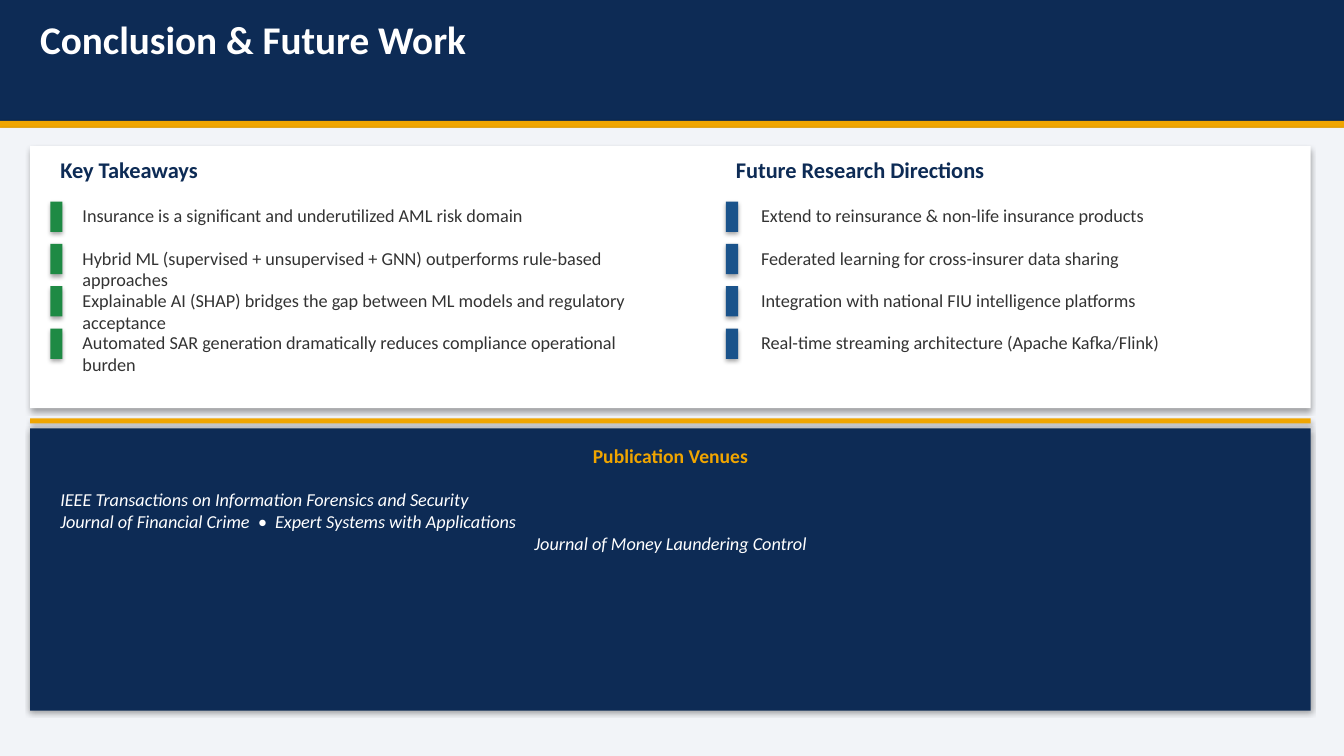
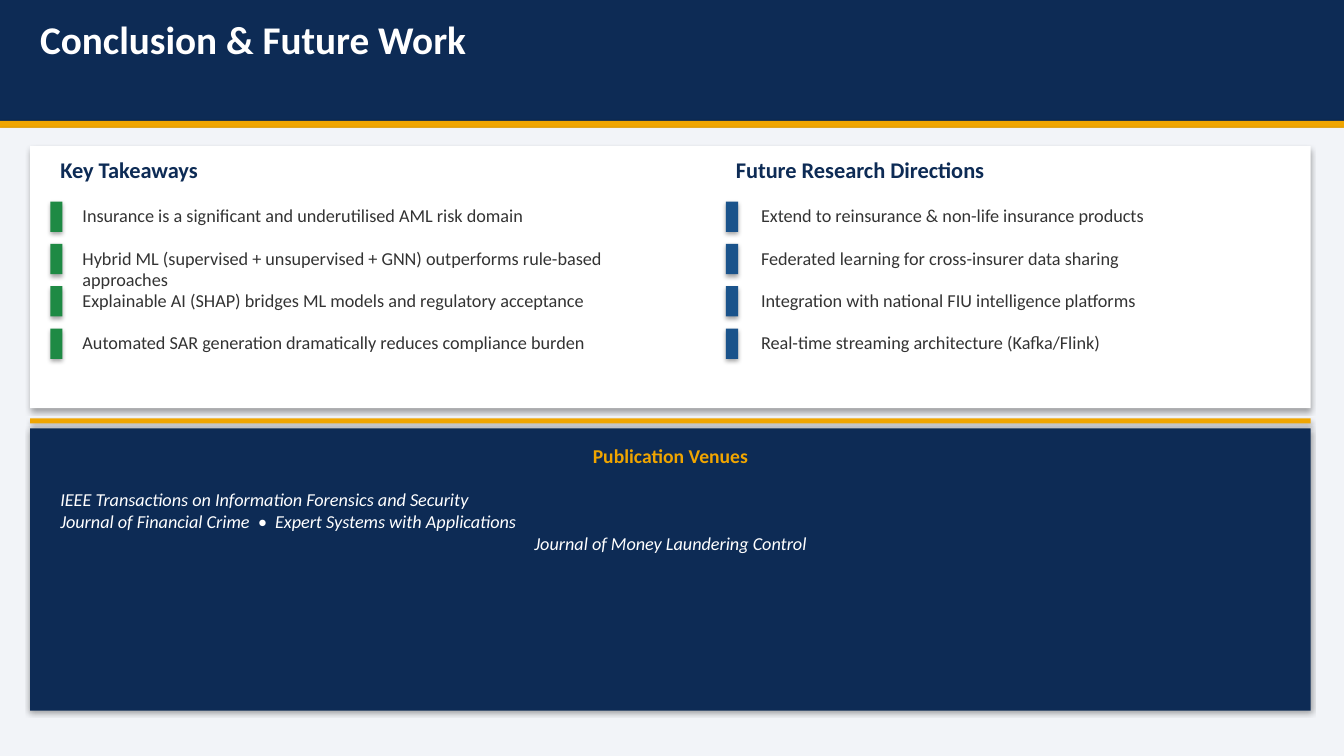
Before and after one commit to senthilsundars/hello-world, a slide deck: slide 16 of AML_Insurance_Presentation.pptx (slide 13 before the commit). Drawn at 1344x756 pixels with LibreOffice and Linux fonts; fonts in the diff are those of the drawing. Boxes give left, top, right and bottom in pixels: in the first picture for what was removed or moved away, otherwise in the second. Text is boxed around its words. In the diff, an @@ line names an element or a change of style, - is before the commit and + after.

```diff
--- a/AML_Insurance_Presentation.pptx
+++ b/AML_Insurance_Presentation.pptx
@@ text at bbox=[82, 209, 523, 225]: text changed @@
-Insurance is a significant and underutilized AML risk domain
+Insurance is a significant and underutilised AML risk domain
@@ text at bbox=[82, 294, 583, 310]: text changed @@
-Explainable AI (SHAP) bridges the gap between ML models and regulatory acceptance
+Explainable AI (SHAP) bridges ML models and regulatory acceptance
@@ text at bbox=[82, 336, 584, 352]: text changed @@
-Automated SAR generation dramatically reduces compliance operational burden
+Automated SAR generation dramatically reduces compliance burden
@@ text at bbox=[761, 336, 1100, 352]: text changed @@
-Real-time streaming architecture (Apache Kafka/Flink)
+Real-time streaming architecture (Kafka/Flink)
```
Also in this commit, not shown: 5 other slides changed, 6 slides added, 3 slides removed.
